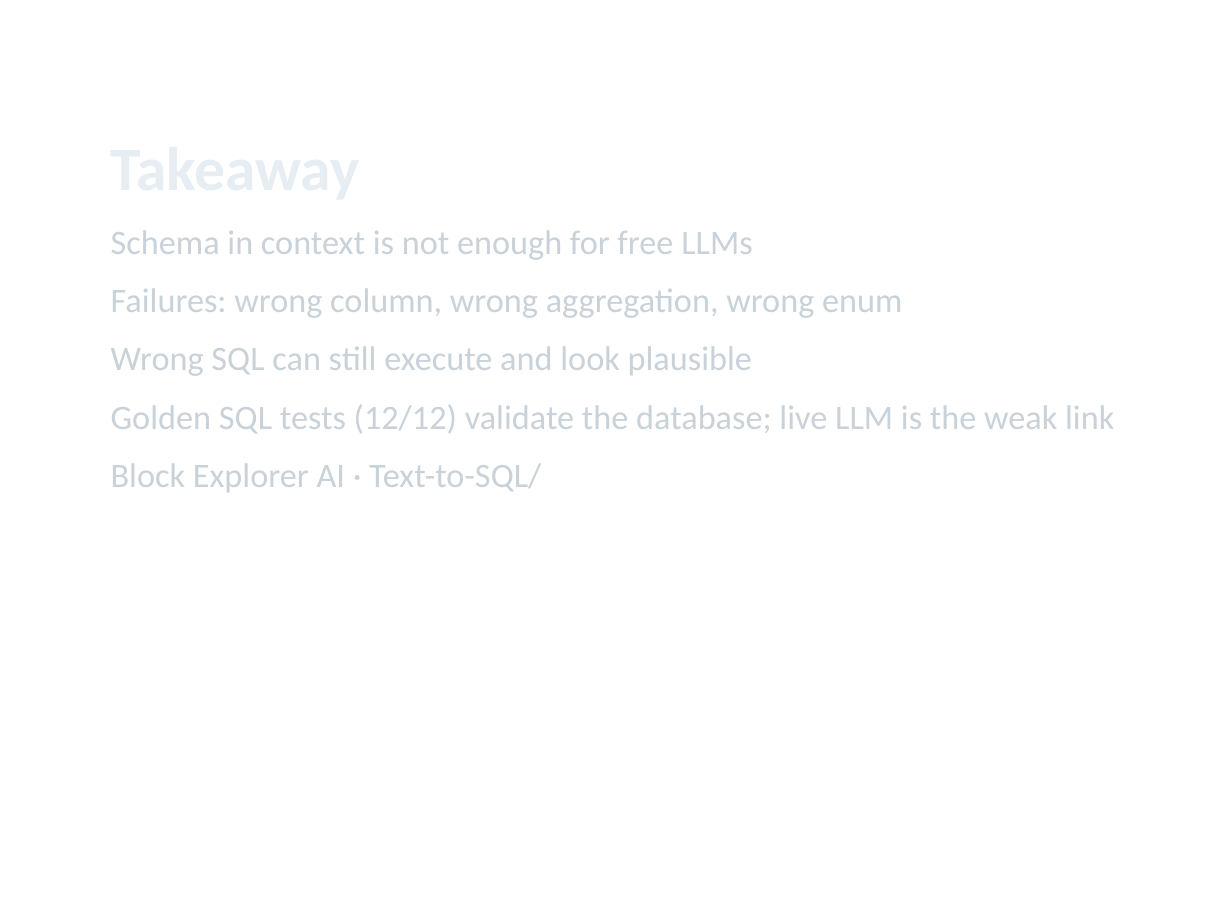
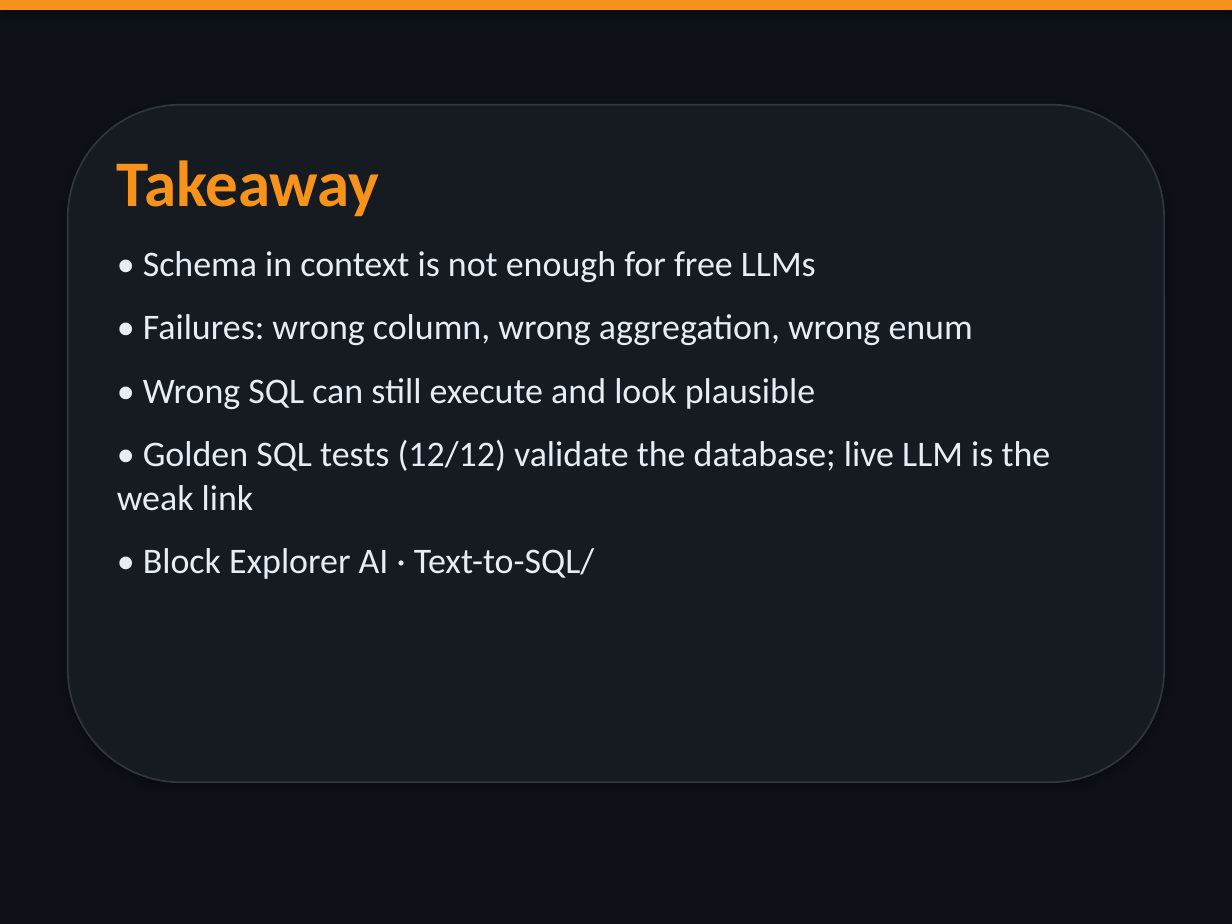
Before and after one commit to raghavendraprasath/AI-Generated-Block-Explorer, a slide deck: slide 5 of Text-to-SQL/slides/hard_failures.pptx. Drawn at 1232x924 pixels with LibreOffice and Linux fonts; fonts in the diff are those of the drawing. Boxes give left, top, right and bottom in pixels: in the first picture for what was removed or moved away, otherwise in the second. Text is boxed around its words. In the diff, an @@ line names an element or a change of style, - is before the commit and + after.

```diff
--- a/Text-to-SQL/slides/hard_failures.pptx
+++ b/Text-to-SQL/slides/hard_failures.pptx
@@ background #FFFFFF to #0D1117 @@
@@ rectangle added at box(0, 0, 1232, 10), fill #F7931A @@
@@ rounded rectangle added at box(68, 105, 1164, 782), fill #161B22, outline #30363D 1 pt @@
@@ text "Takeaway": place and size @@
-text "Takeaway" at box(111, 230, 1114, 492)
+text "Takeaway" at box(117, 160, 1051, 579)
@@ text at box(117, 160, 380, 217): size 36 to 38 pt, text colour #E6EDF3 to #F7931A in "Takeaway" @@
@@ text at box(117, 251, 1051, 579): text changed; size 20 to 21 pt; text colour #C9D1D9 to #E6EDF3 @@
-Schema in context is not enough for free LLMs
-Failures: wrong column, wrong aggregation, wrong enum
-Wrong SQL can still execute and look plausible
-Golden SQL tests (12/12) validate the database; live LLM is the weak link
-Block Explorer AI · Text-to-SQL/
+• Schema in context is not enough for free LLMs
+• Failures: wrong column, wrong aggregation, wrong enum
+• Wrong SQL can still execute and look plausible
+• Golden SQL tests (12/12) validate the database; live LLM is the weak link
+• Block Explorer AI · Text-to-SQL/
```
Also in this commit, not shown: 4 other slides changed, 4 other files.
